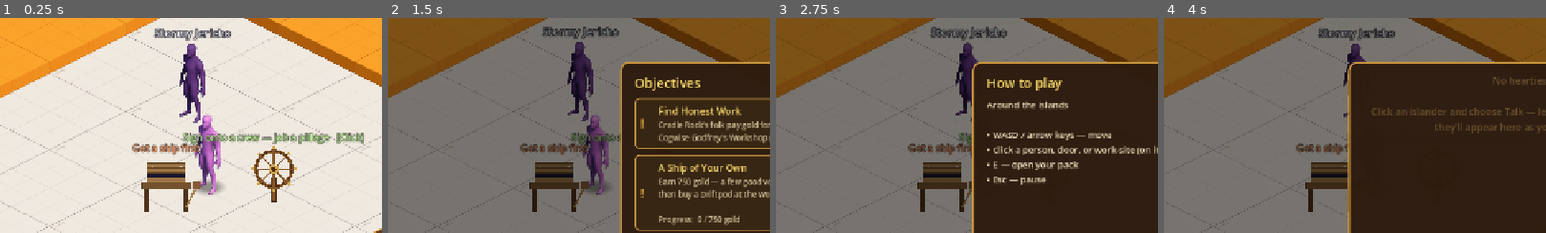
Above: before the commit, frames 1-4 (left to right).
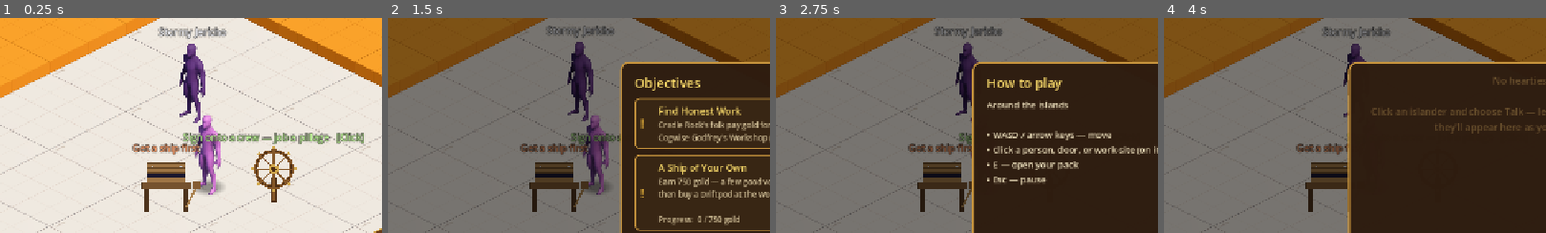
Above: after the commit, the same moments.

Repository: TairoyZone/shivaliva-shanty
Game: Godot game, scene res://levels/skydock_interior/skydock_interior.tscn
Same seed, same stepped clock (60 frames per second), same inputs: the game is played once before the commit and once after it. This scene is started directly instead of the project's main scene.
Inputs (mouse positions are % of the whole screen's width and height, from its top left):
- Up to frame 1 (0.25 s): no input
- Up to frame 2 (1.5 s): click "0" at 0.5 s; click (97, 32) at 1.27 s
- Up to frame 3 (2.75 s): click (97, 40) at 2.02 s
- Up to frame 4 (4 s): click (97, 47) at 2.77 s; click (97, 54) at 3.52 s
The pictures show only the part of the screen within x 23-73%, y 11-61%; the shares and areas given below are measured in that part.

The runs differ from the first frame. In frame 1, 0.8% of the frame differs, in the area x 40-61%, y 4-11%; in frame 2, 0.5%; in frame 3, 0.5%; in frame 4, 0.6%.

Commit message:
revert(look): NPC name tags fully back to original
Troy: revert the tags too. Drops the size/outline/color overrides so the tag uses the .tscn defaults (16px, outline 4, default font) again.

Co-Authored-By: Claude Opus 4.8 (1M context) <noreply@anthropic.com>

Diff:
--- a/components/npc/npc.gd
+++ b/components/npc/npc.gd
@@ -118,11 +118,6 @@
 			return
 	_tooltip.text = npc_name
 	_tooltip.modulate = NAME_TAG_COLOR
-	# Readable over the busy overworld: a touch bigger with a heavier dark outline so the name pops against any
-	# backdrop (Troy 2026-06-12 — the default tag was hard to read). Default font kept (Troy prefers it).
-	_tooltip.add_theme_font_size_override("font_size", 18)
-	_tooltip.add_theme_constant_override("outline_size", 6)
-	_tooltip.add_theme_color_override("font_outline_color", Color(0.05, 0.04, 0.08, 1.0))
 	_tooltip.visible = true
 
 
